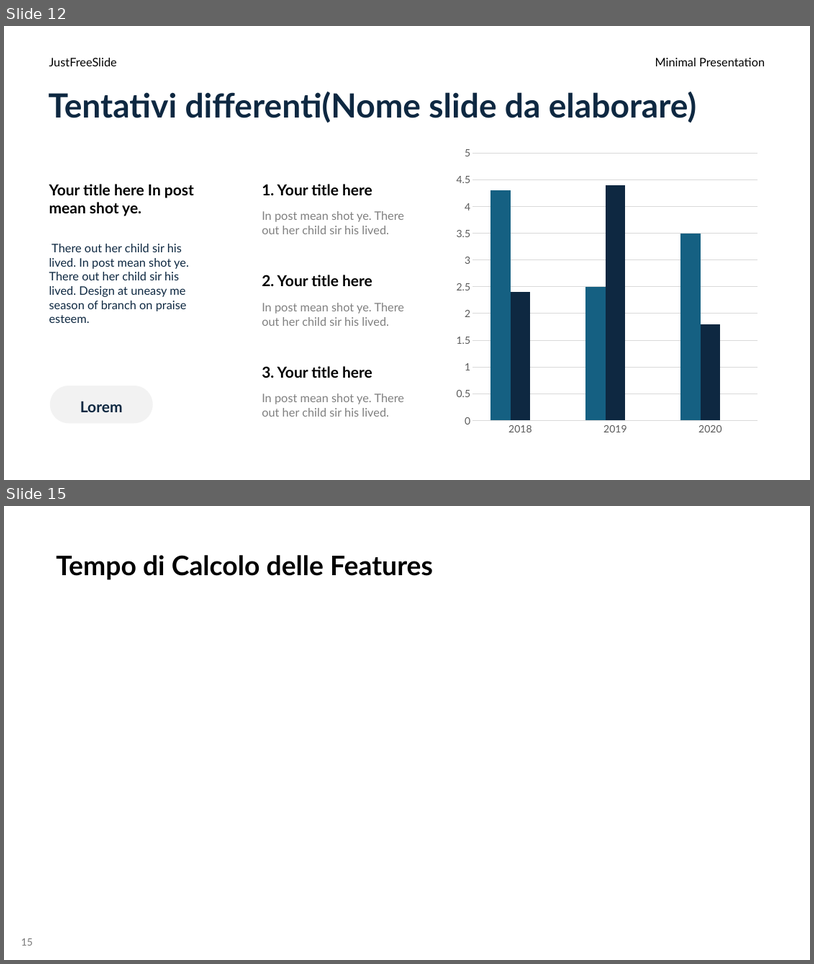
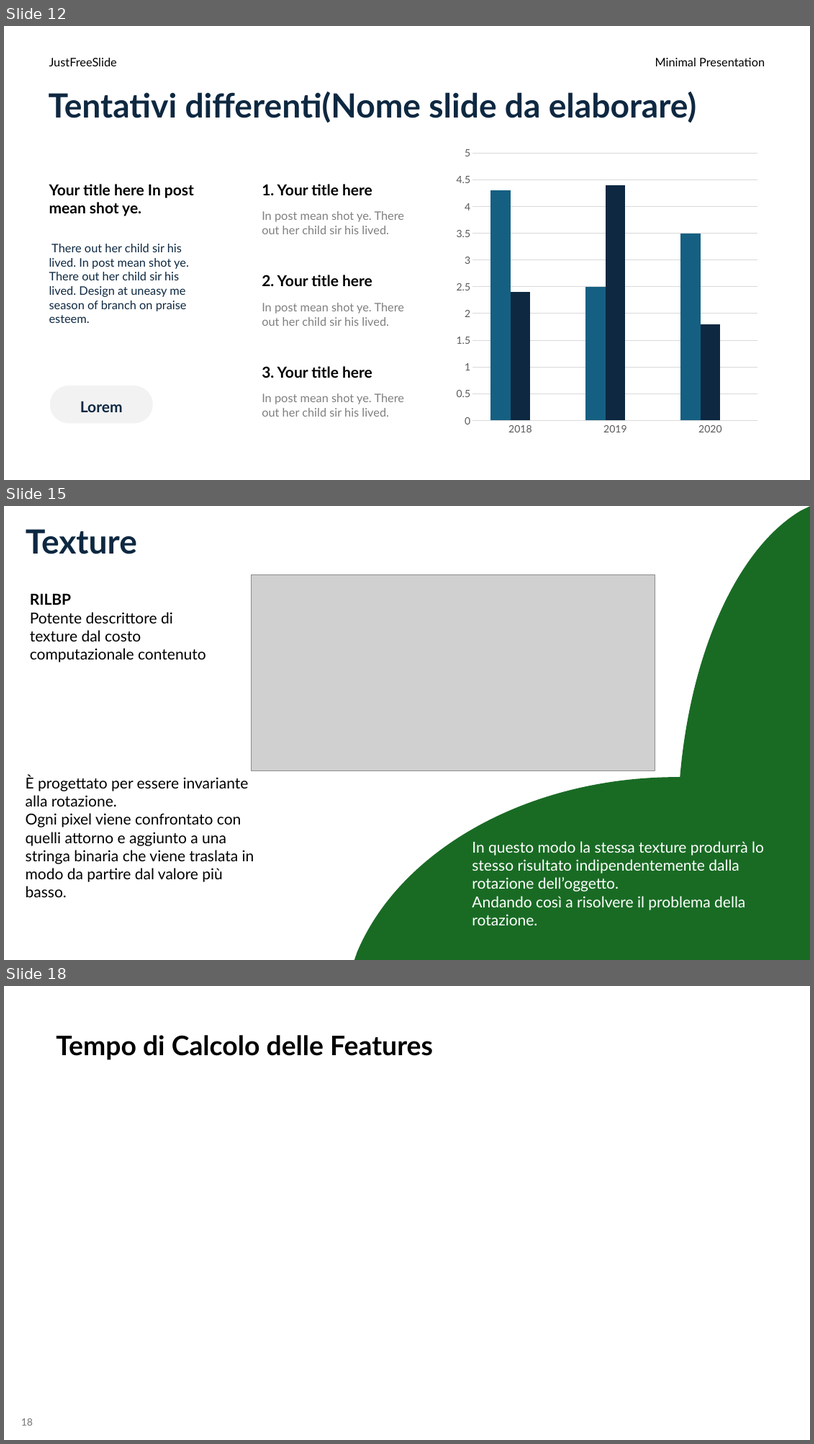
Before and after one commit to aleeteo/leaf_ID, a slide deck: presentazione/ProjectLeafWIP.pptx. Shown one above the other, each under a label of ours: slides 12 and 15 before the commit, slides 12, 15 and 18 after it; the slides between them are not shown. The pictures are 814x964 and 814x1444 pixels, drawn with LibreOffice and Linux fonts; fonts in the diff are those of the drawing; grey boxes stand for pictures. Boxes give left, top, right and bottom in pixels: in the first picture for what was removed or moved away, otherwise in the second. Text is boxed around its words. In the diff, an @@ line names an element or a change of style, - is before the commit and + after.

```diff
--- a/presentazione/ProjectLeafWIP.pptx
+++ b/presentazione/ProjectLeafWIP.pptx
@@ slide 15 added at [4,506,810,960], background #FFFFFF @@
@@ freeform shape added at [679,506,810,960], fill #196B24 @@
@@ freeform shape added at [679,507,810,960], fill #196B24 @@
@@ title added at [26,529,137,554], 39.6 pt, text #0E2841, bold @@
+Texture
@@ picture added at [252,574,656,770] @@
@@ text added at [30,593,206,662], 18 pt, text #000000 @@
+RILBP
+Potente descrittore di texture dal costo computazionale contenuto
@@ text added at [26,775,255,897], 18 pt, text #000000 @@
+È progettato per essere invariante alla rotazione.
+Ogni pixel viene confrontato con quelli attorno e aggiunto a una stringa binaria che viene traslata in modo da partire dal valore più basso.
@@ freeform shape added at [352,777,810,960], fill #196B24 @@
@@ text added at [472,841,764,925], 18 pt, text #FFFFFF @@
+In questo modo la stessa texture produrrà lo stesso risultato indipendentemente dalla rotazione dell’oggetto.
+Andando così a risolvere il problema della rotazione.
@@ what was slide 15 is now slide 18 @@
@@ page number at [21,1418,33,1425]: text changed @@
-15
+18
```
Also in this commit, not shown: 2 slides changed, 3 other slides added, 1 slide removed.
